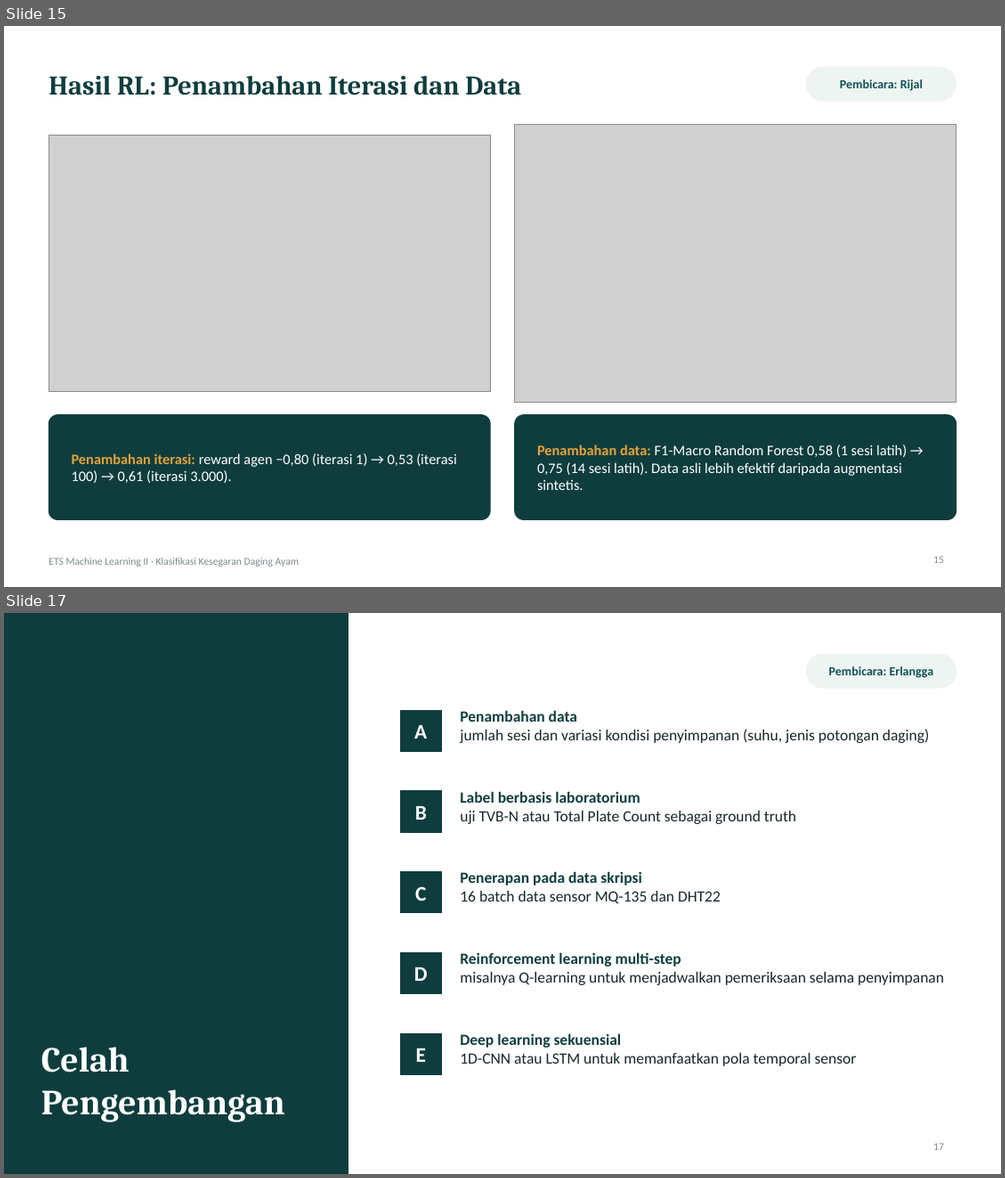
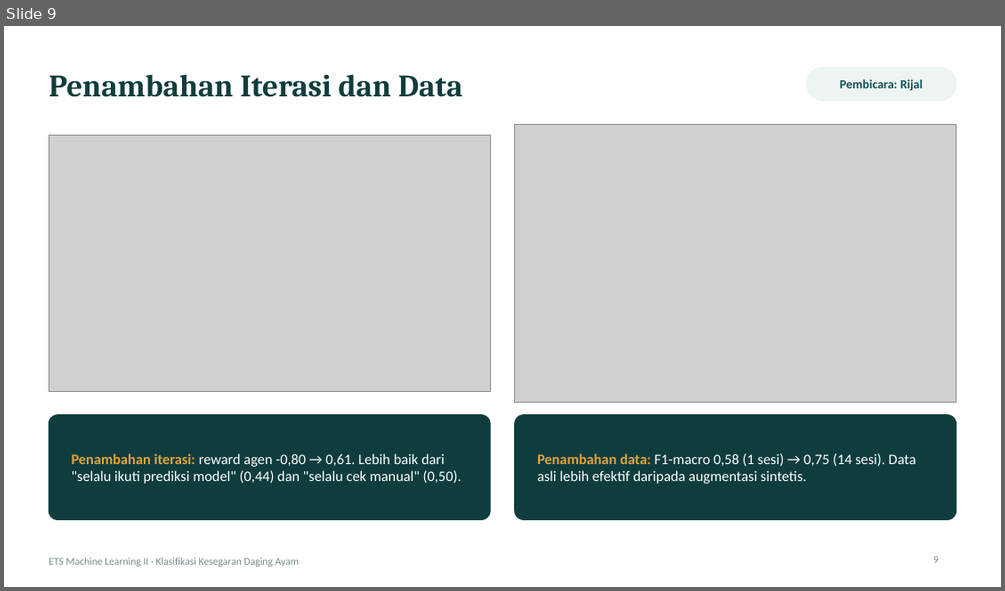
Before and after one commit to MuhammadErlanggaKurniawan/ets-ml2-kelompok, a slide deck: deck/ETS_ML2_Kesegaran_Ayam.pptx. Shown one above the other, each under a label of ours: slides 15 and 17 before the commit, slide 9 after it; the slides between them are not shown. The pictures are 1005x1178 and 1005x591 pixels, drawn with LibreOffice and Linux fonts; fonts in the diff are those of the drawing; grey boxes stand for pictures. Boxes give left, top, right and bottom in pixels: in the first picture for what was removed or moved away, otherwise in the second. Text is boxed around its words. In the diff, an @@ line names an element or a change of style, - is before the commit and + after.

```diff
--- a/deck/ETS_ML2_Kesegaran_Ayam.pptx
+++ b/deck/ETS_ML2_Kesegaran_Ayam.pptx
@@ slide 17 removed at [4, 613, 1001, 1174], background #FFFFFF @@
@@ rectangle removed at [4, 613, 348, 1174] @@
@@ rounded rectangle removed at [807, 654, 956, 688] @@
@@ text removed at [829, 666, 934, 678] @@
-Pembicara: Erlangga
@@ rectangle removed at [400, 710, 442, 751] @@
@@ text removed at [460, 710, 929, 743] @@
-Penambahan data
-jumlah sesi dan variasi kondisi penyimpanan (suhu, jenis potongan daging)
@@ text removed at [414, 725, 427, 738] @@
-A
@@ rectangle removed at [400, 791, 442, 832] @@
@@ text removed at [460, 791, 796, 824] @@
-Label berbasis laboratorium
-uji TVB-N atau Total Plate Count sebagai ground truth
@@ text removed at [415, 806, 427, 819] @@
-B
@@ rectangle removed at [400, 872, 442, 913] @@
@@ text removed at [460, 871, 720, 904] @@
-Penerapan pada data skripsi
-16 batch data sensor MQ-135 dan DHT22
@@ text removed at [415, 886, 426, 900] @@
-C
@@ rectangle removed at [400, 952, 442, 994] @@
@@ text removed at [460, 952, 944, 985] @@
-Reinforcement learning multi-step
-misalnya Q-learning untuk menjadwalkan pemeriksaan selama penyimpanan
@@ text removed at [414, 967, 428, 981] @@
-D
@@ rectangle removed at [400, 1033, 442, 1074] @@
@@ text removed at [460, 1033, 857, 1066] @@
-Deep learning sekuensial
-1D-CNN atau LSTM untuk memanfaatkan pola temporal sensor
@@ text removed at [41, 1046, 285, 1122] @@
-Celah
-Pengembangan
@@ text removed at [416, 1048, 426, 1062] @@
-E
@@ page number removed at [933, 1143, 944, 1150] @@
-17
@@ what was slide 15 is now slide 9 @@
@@ slide 9 changed as well @@
@@ title at [48, 74, 463, 97]: text changed; size 26 to 30 pt @@
-Hasil RL: Penambahan Iterasi dan Data
+Penambahan Iterasi dan Data
@@ text at [72, 453, 461, 483]: text changed @@
-Penambahan iterasi: reward agen −0,80 (iterasi 1) → 0,53 (iterasi 100) → 0,61 (iterasi 3.000).
+Penambahan iterasi: reward agen -0,80 → 0,61. Lebih baik dari "selalu ikuti prediksi model" (0,44) dan "selalu cek manual" (0,50).
@@ text at [537, 453, 916, 483]: text changed @@
-Penambahan data: F1-Macro Random Forest 0,58 (1 sesi latih) → 0,75 (14 sesi latih). Data asli lebih efektif daripada augmentasi sintetis.
+Penambahan data: F1-macro 0,58 (1 sesi) → 0,75 (14 sesi). Data asli lebih efektif daripada augmentasi sintetis.
@@ page number at [933, 556, 938, 563]: text changed @@
-15
+9
```
Also in this commit, not shown: 4 other slides changed, 7 slides added, 14 other slides removed, 1 other file.
